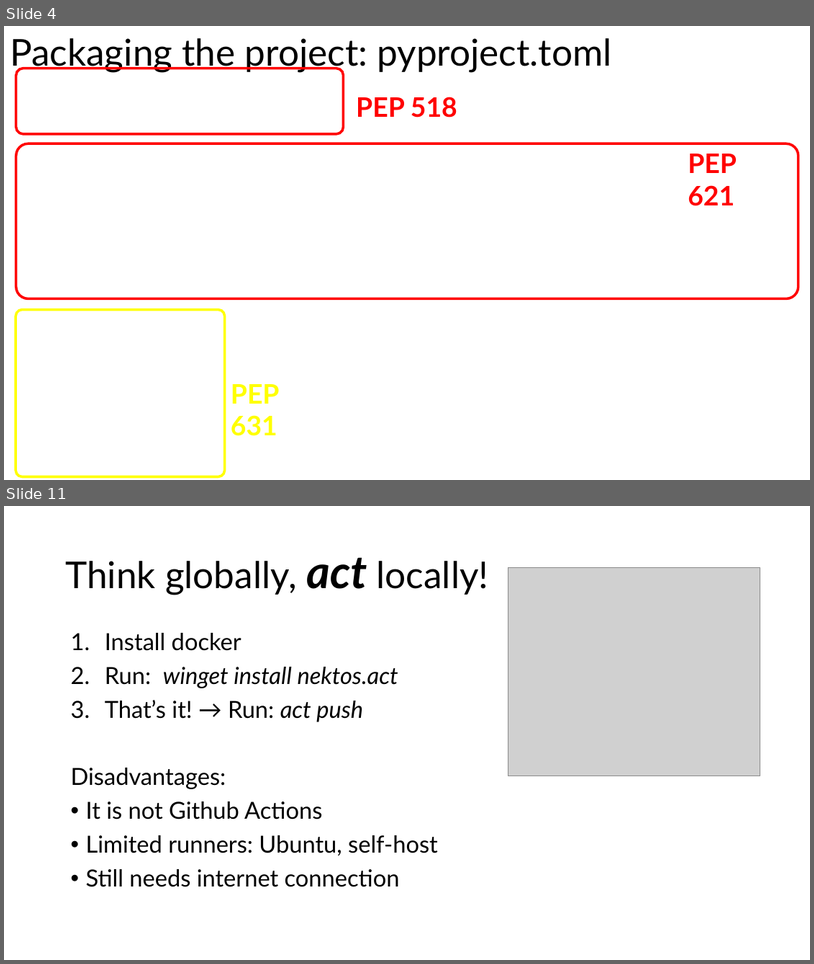
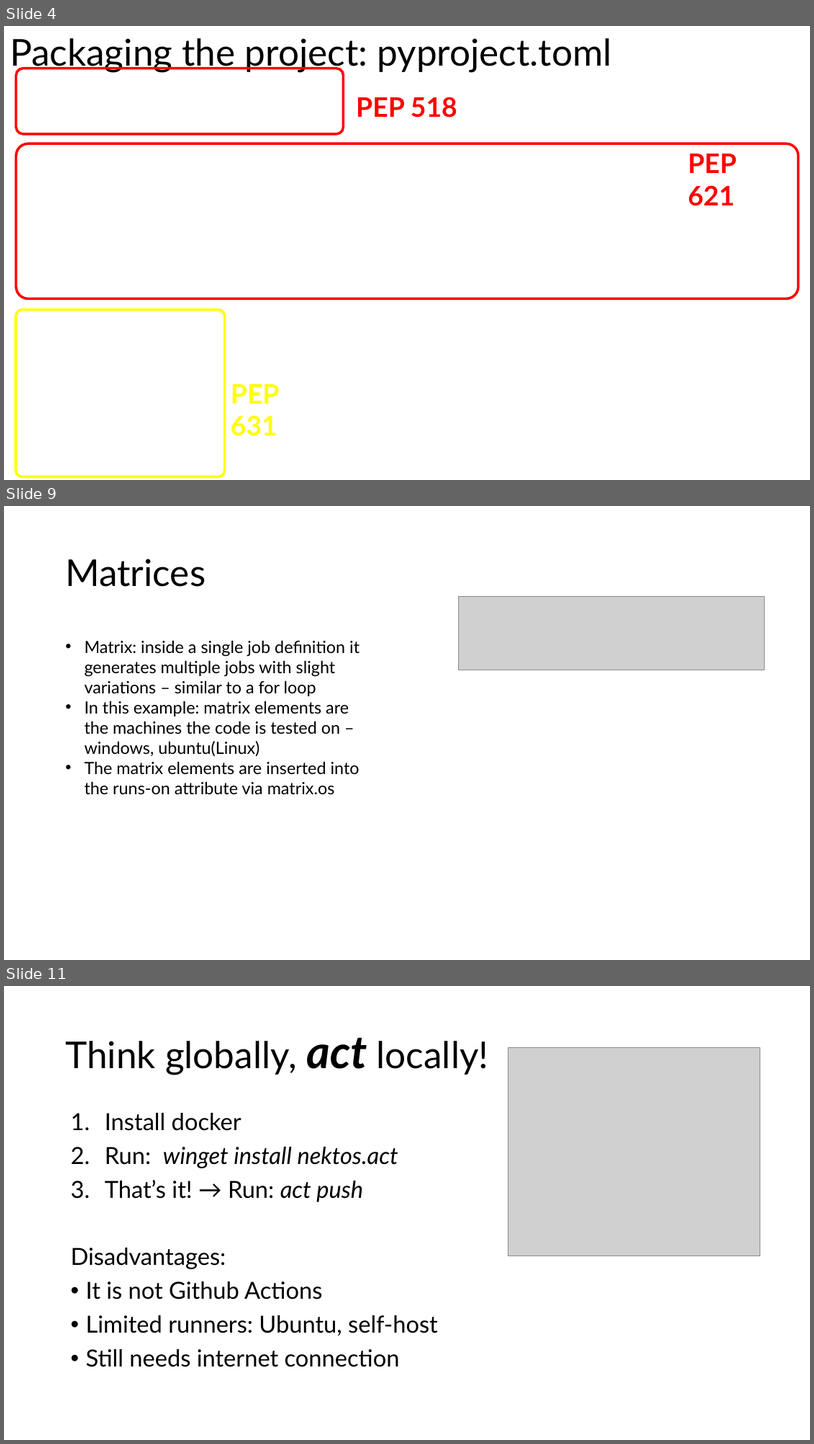
Before and after one commit to haberzdomi/CI-pipeline_project, a slide deck: Präsentation1.pptx. Shown one above the other, each under a label of ours: slides 4 and 11 before the commit, slides 4, 9 and 11 after it; the slides between them are not shown. The pictures are 814x964 and 814x1444 pixels, drawn with LibreOffice and Linux fonts; fonts in the diff are those of the drawing; grey boxes stand for pictures; background and template pictures are left out. Boxes give left, top, right and bottom in pixels: in the first picture for what was removed or moved away, otherwise in the second. Text is boxed around its words. In the diff, an @@ line names an element or a change of style, - is before the commit and + after.

```diff
--- a/Präsentation1.pptx
+++ b/Präsentation1.pptx
@@ slide 9 added at bbox=[4, 506, 810, 960], background #FFFFFF @@
@@ title added at bbox=[65, 559, 206, 587], 44 pt, text #000000 @@
+Matrices
@@ picture added at bbox=[458, 597, 765, 670] @@
@@ text added at bbox=[85, 640, 360, 795], 20 pt, text #000000 @@
+• Matrix: inside a single job definition it generates multiple jobs with slight variations – similar to a for loop
+• In this example: matrix elements are the machines the code is tested on – windows, ubuntu(Linux)
+• The matrix elements are inserted into the runs-on attribute via matrix.os
```
Also in this commit, not shown: 4 slides changed, 1 other slide added, 2 slides removed.
